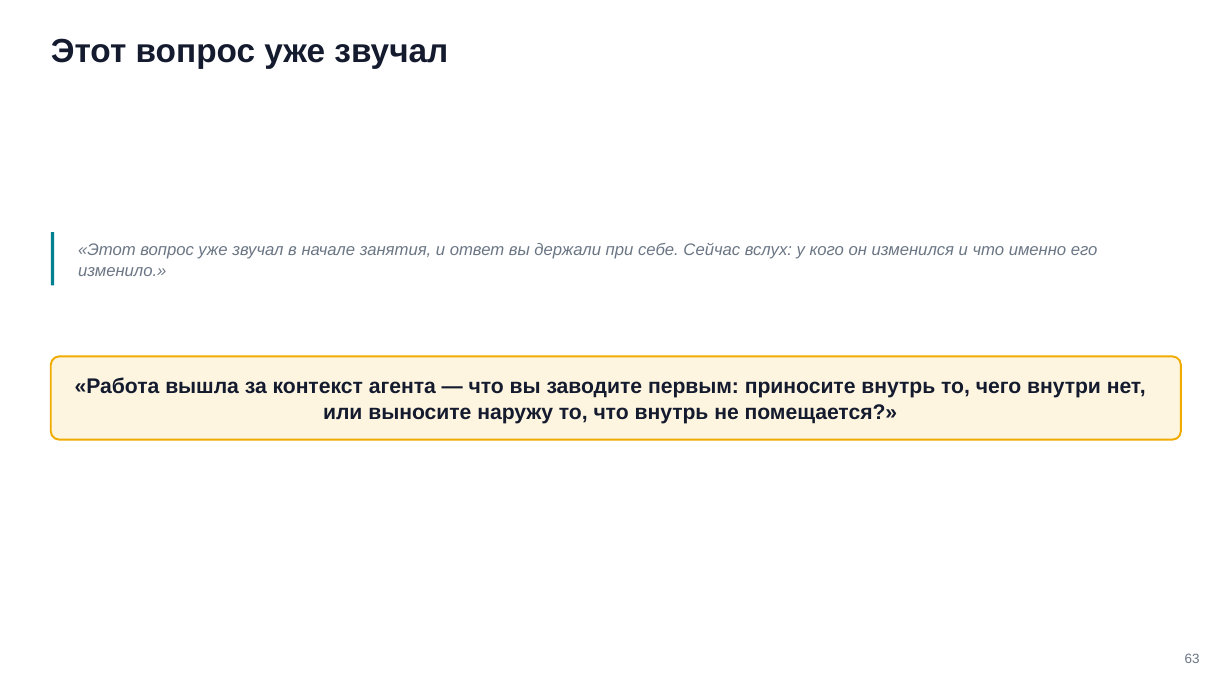
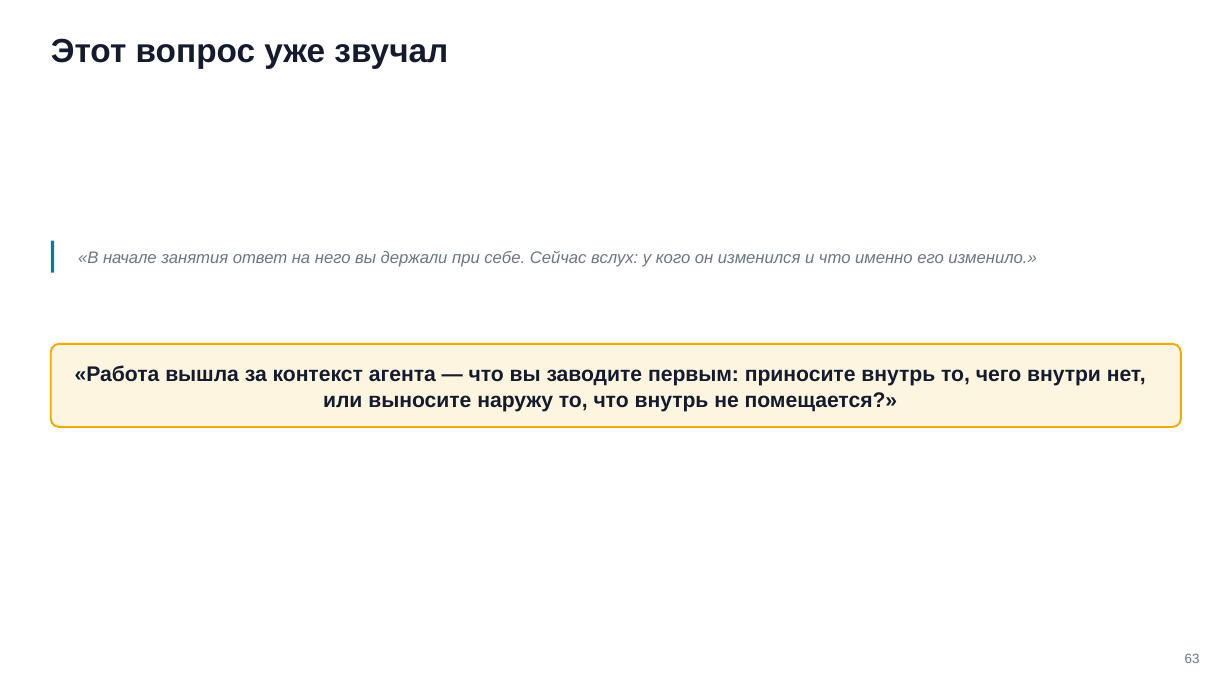
Before and after one commit to tellina-study/AI-usage-lessons, a slide deck: slide 63 of library/seminars/sem-06/rendered/sem-06.pptx. Drawn at 1232x693 pixels with LibreOffice and Linux fonts; fonts in the diff are those of the drawing. Boxes give left, top, right and bottom in pixels: in the first picture for what was removed or moved away, otherwise in the second. Text is boxed around its words. In the diff, an @@ line names an element or a change of style, - is before the commit and + after.

```diff
--- a/library/seminars/sem-06/rendered/sem-06.pptx
+++ b/library/seminars/sem-06/rendered/sem-06.pptx
@@ rectangle: place and size @@
-rectangle at <box>51,232,55,285</box>
+rectangle at <box>51,240,55,273</box>
@@ text at <box>78,251,1036,267</box>: text changed @@
-«Этот вопрос уже звучал в начале занятия, и ответ вы держали при себе. Сейчас вслух: у кого он изменился и что именно его изменило.»
+«В начале занятия ответ на него вы держали при себе. Сейчас вслух: у кого он изменился и что именно его изменило.»
@@ rounded rectangle: place and size @@
-rounded rectangle at <box>51,357,1181,440</box>
+rounded rectangle at <box>51,344,1181,427</box>
@@ text "«Работа вышла за контекст агента ...": place and size @@
-text "«Работа вышла за контекст агента ..." at <box>75,377,1146,424</box>
+text "«Работа вышла за контекст агента ..." at <box>75,365,1146,412</box>
```
Also in this commit, not shown: 6 other slides changed, 15 other files.
